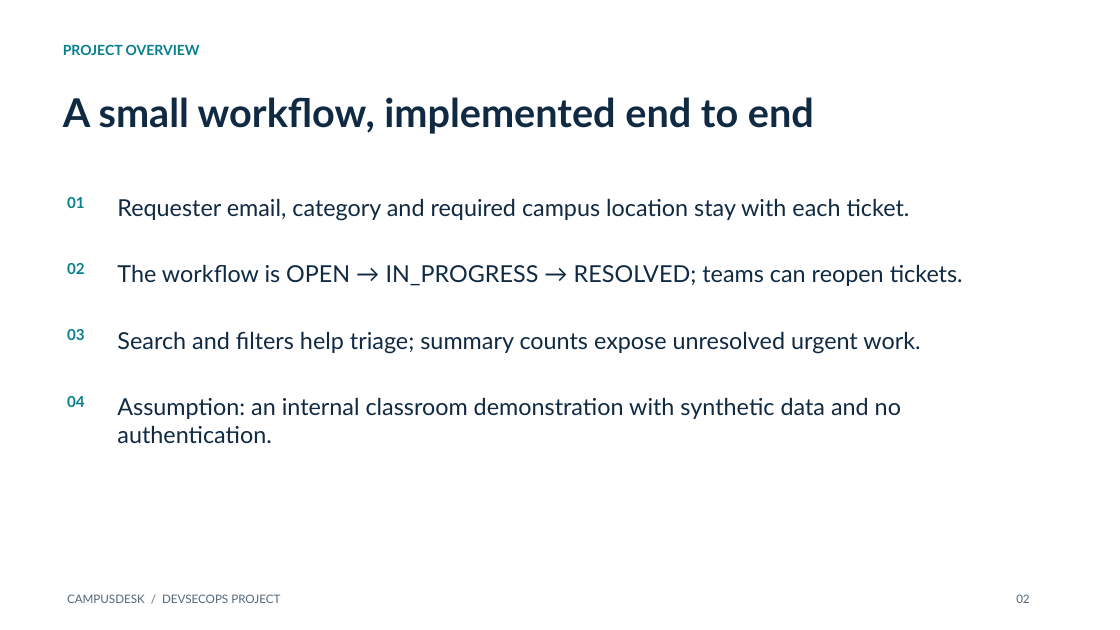
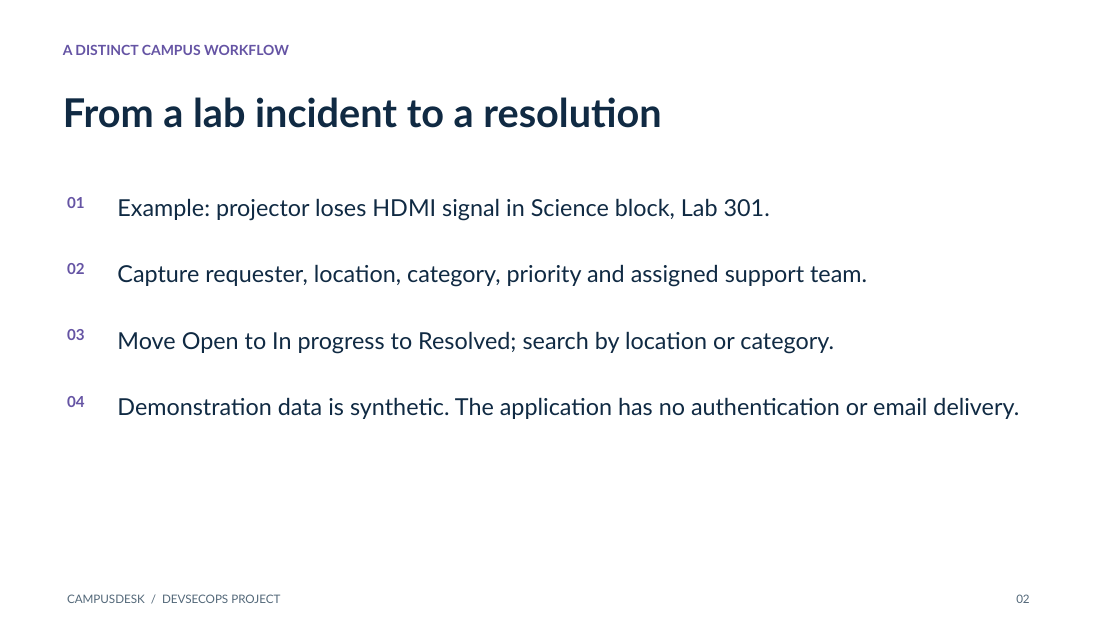
Before and after one commit to AJ5831A/campusdesk-devsecops, a slide deck: slide 2 of demo/presentation.pptx. Drawn at 1120x630 pixels with LibreOffice and Linux fonts; fonts in the diff are those of the drawing. Boxes give left, top, right and bottom in pixels: in the first picture for what was removed or moved away, otherwise in the second. Text is boxed around its words. In the diff, an @@ line names an element or a change of style, - is before the commit and + after.

Commit message:
Add campus-specific final deck and exact printable demo script

```diff
--- a/demo/presentation.pptx
+++ b/demo/presentation.pptx
@@ text at (63, 45, 289, 55): text changed; text colour #087F8C to #6554A4 @@
-PROJECT OVERVIEW
+A DISTINCT CAMPUS WORKFLOW
@@ text at (63, 97, 661, 128): text changed @@
-A small workflow, implemented end to end
+From a lab incident to a resolution
@@ text at (117, 198, 770, 221): text changed @@
-Requester email, category and required campus location stay with each ticket.
+Example: projector loses HDMI signal in Science block, Lab 301.
@@ text at (117, 264, 867, 287): text changed @@
-The workflow is OPEN → IN_PROGRESS → RESOLVED; teams can reopen tickets.
+Capture requester, location, category, priority and assigned support team.
@@ text at (117, 331, 834, 354): text changed @@
-Search and filters help triage; summary counts expose unresolved urgent work.
+Move Open to In progress to Resolved; search by location or category.
@@ text colour #087F8C to #6554A4 in 4 elements at (67, 197, 85, 208), (67, 263, 85, 274), (67, 329, 85, 340), (67, 396, 85, 407) @@
@@ text at (117, 397, 1019, 419): text changed @@
-Assumption: an internal classroom demonstration with synthetic data and no authentication.
+Demonstration data is synthetic. The application has no authentication or email delivery.
```
Also in this commit, not shown: 9 other slides changed, 8 other files.
